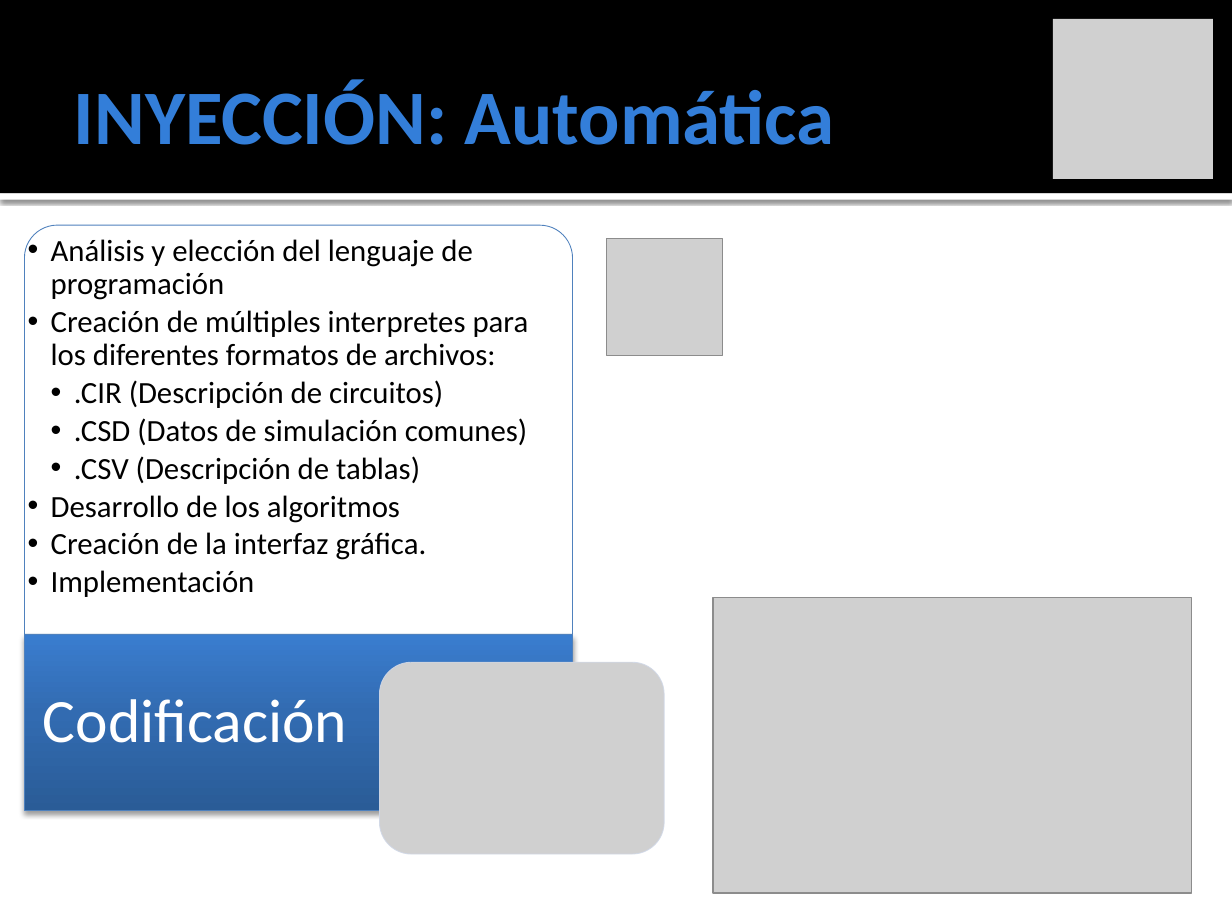
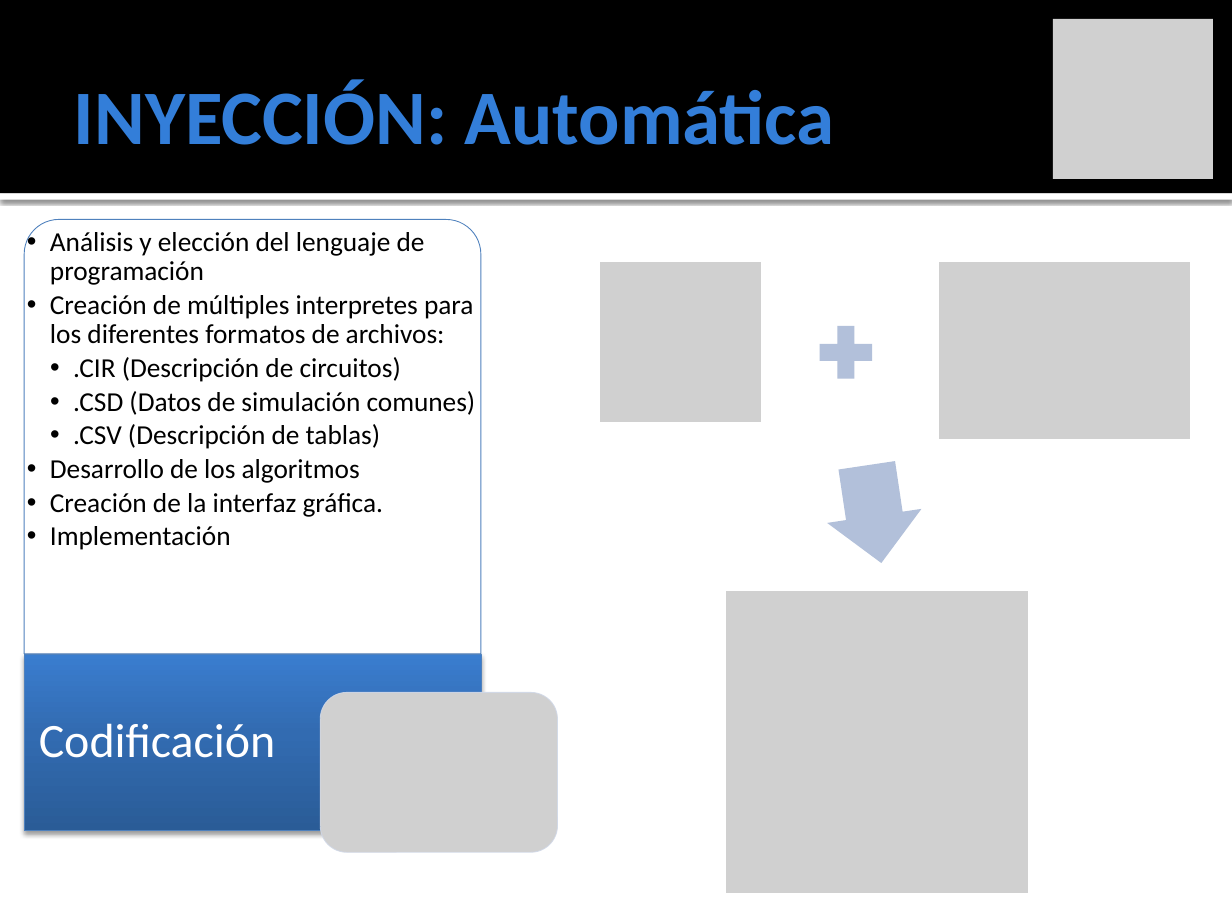
Before and after one commit to ginotkj/fiocs, a slide deck: slide 9 of Documentation/Documentacion/PRESENTACION_FACU.pptx. Drawn at 1232x924 pixels with LibreOffice and Linux fonts; fonts in the diff are those of the drawing; grey boxes stand for pictures. Boxes give left, top, right and bottom in pixels: in the first picture for what was removed or moved away, otherwise in the second. Text is boxed around its words. In the diff, an @@ line names an element or a change of style, - is before the commit and + after.

```diff
--- a/Documentation/Documentacion/PRESENTACION_FACU.pptx
+++ b/Documentation/Documentacion/PRESENTACION_FACU.pptx
@@ text "Análisis y elección del lenguaje ..." at [50, 232, 476, 550]: size 18 to 16 pt @@
@@ round same rect: place and size @@
-round same rect at [25, 225, 573, 634]
+round same rect at [25, 219, 482, 654]
@@ picture removed at [606, 239, 722, 355] @@
@@ group added at [596, 259, 1194, 570]: 2 pictures, 1 plus sign, 1 right arrow @@
@@ picture: place and size @@
-picture at [713, 598, 1193, 893]
+picture at [723, 588, 1031, 896]
@@ text "Codificación": place and size @@
-text "Codificación" at [43, 699, 347, 743]
+text "Codificación" at [39, 723, 275, 758]
@@ text "Codificación" at [39, 723, 275, 758]: size 36 to 28 pt; less space between paragraphs @@
@@ rectangle: place and size @@
-rectangle at [25, 634, 573, 811]
+rectangle at [25, 654, 482, 830]
@@ picture removed at [379, 663, 664, 855] @@
@@ picture added at [320, 692, 558, 853] @@
```
Also in this commit, not shown: 7 other files.
